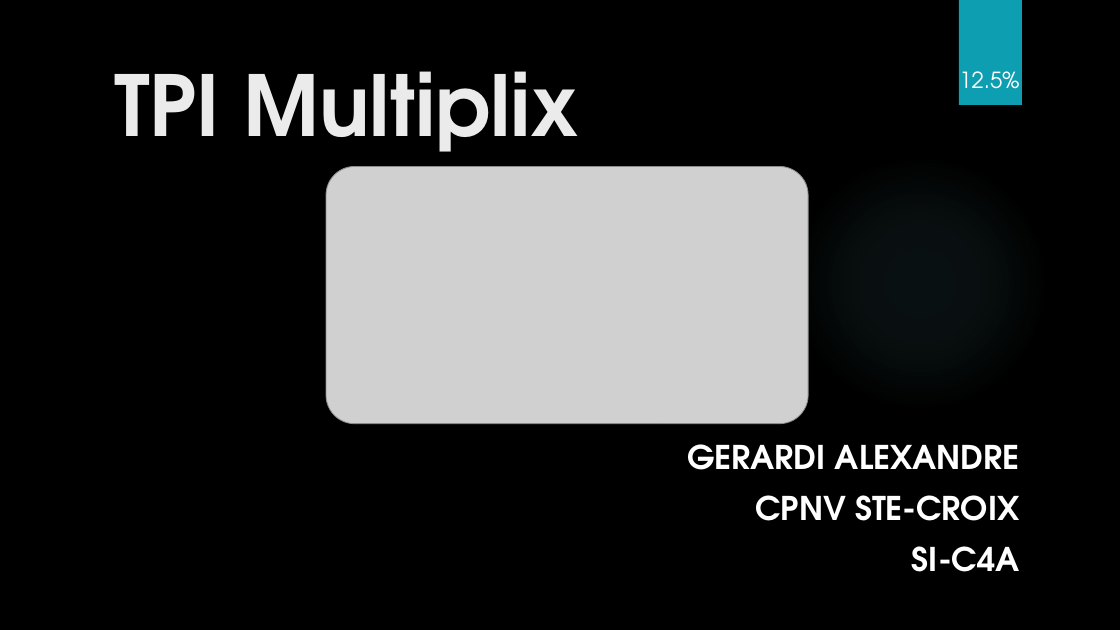
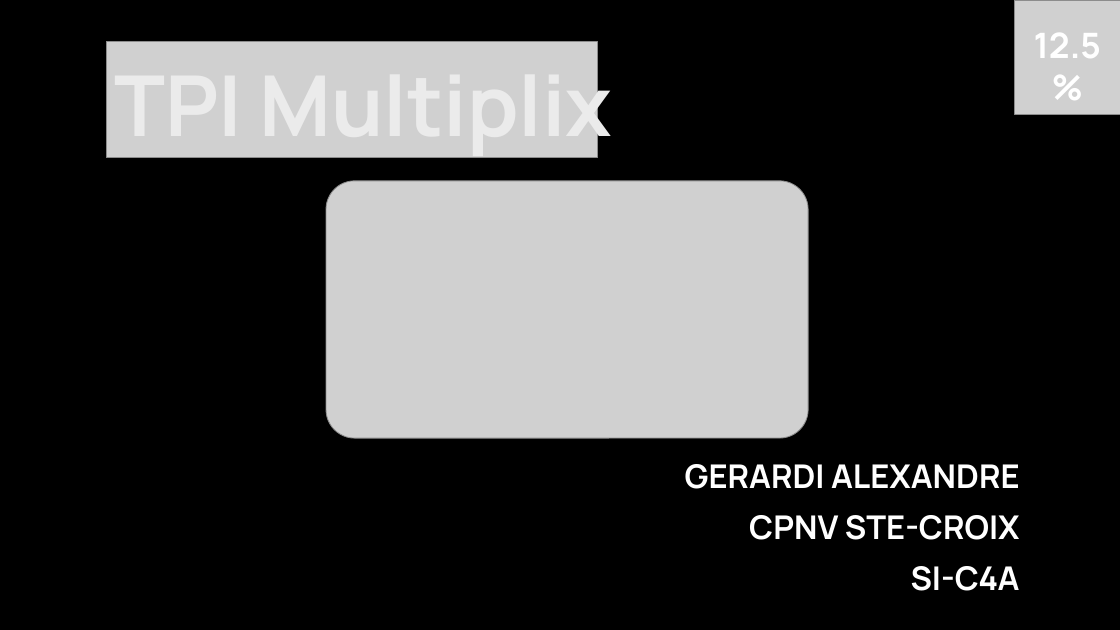
Before and after one commit to Daxank/TPI, a slide deck: slide 1 of TPI_Multiplix_presentation.pptx. Drawn at 1120x630 pixels with LibreOffice and Linux fonts; fonts in the diff are those of the drawing; grey boxes stand for pictures; background and template pictures are left out. Boxes give left, top, right and bottom in pixels: in the first picture for what was removed or moved away, otherwise in the second. Text is boxed around its words. In the diff, an @@ line names an element or a change of style, - is before the commit and + after.

```diff
--- a/TPI_Multiplix_presentation.pptx
+++ b/TPI_Multiplix_presentation.pptx
@@ rectangle removed at <box>959,0,1022,105</box> @@
@@ text "12.5%": place and size @@
-text "12.5%" at <box>959,71,1019,89</box>
+text "12.5%" at <box>1034,33,1101,58</box>
@@ text "12.5%" at <box>1034,33,1101,58</box>: size 19 to 30 pt, font TeX Gyre Adventor to Manrope, bold on @@
@@ picture added at <box>1015,0,1120,115</box> @@
@@ title "TPI Multiplix" at <box>114,58,612,159</box>: font TeX Gyre Adventor to Manrope @@
@@ picture added at <box>106,41,597,157</box> @@
@@ ellipse removed at <box>791,154,1049,413</box> @@
@@ picture: place and size @@
-picture at <box>326,166,808,423</box>
+picture at <box>326,181,808,438</box>
@@ subtitle "GERARDI ALEXANDRE" at <box>685,464,1020,591</box>: font TeX Gyre Adventor to Manrope @@
@@ subtitle "GERARDI ALEXANDRE": place and size @@
-subtitle "GERARDI ALEXANDRE" at <box>688,444,1020,572</box>
+subtitle "GERARDI ALEXANDRE" at <box>685,464,1020,591</box>
```
Also in this commit, not shown: 7 other slides changed.
